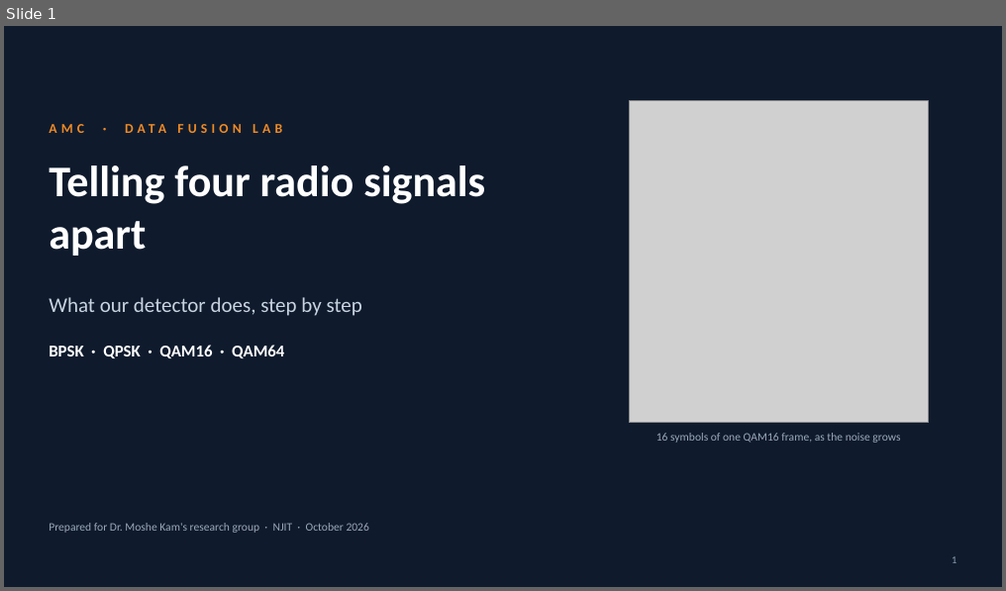
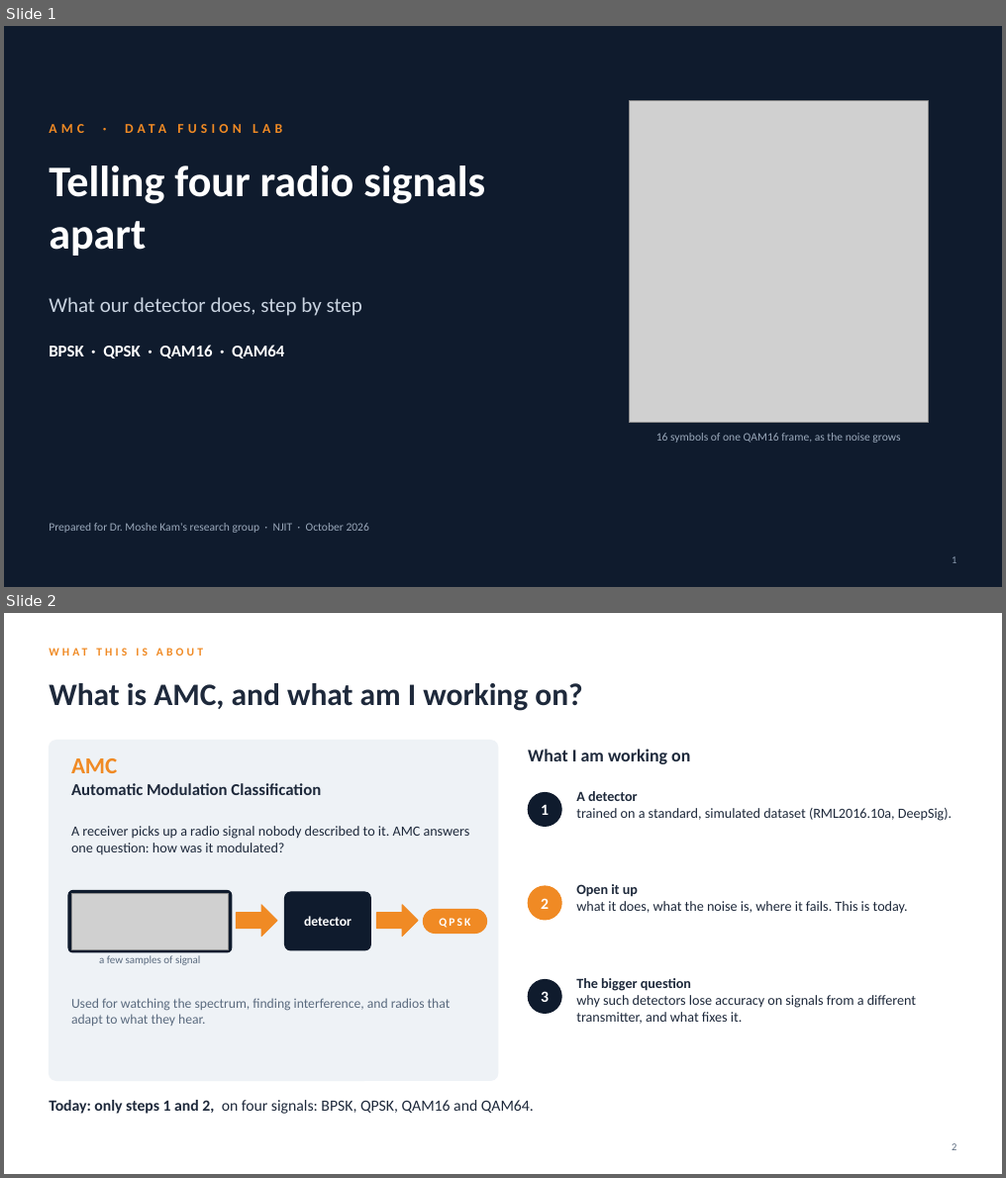
Before and after one commit to YusufBilo78/amc, a slide deck: deck/moshe_2016_simple.pptx. Shown one above the other, each under a label of ours: slide 1 before the commit, slides 1 and 2 after it. The pictures are 1006x591 and 1006x1178 pixels, drawn with LibreOffice and Linux fonts; fonts in the diff are those of the drawing; grey boxes stand for pictures. Boxes give left, top, right and bottom in pixels: in the first picture for what was removed or moved away, otherwise in the second. Text is boxed around its words. In the diff, an @@ line names an element or a change of style, - is before the commit and + after.

```diff
--- a/deck/moshe_2016_simple.pptx
+++ b/deck/moshe_2016_simple.pptx
@@ slide 2 added at bbox=[4, 613, 1002, 1174], background #FFFFFF @@
@@ text added at bbox=[49, 645, 648, 666], 11 pt, text #F08A24, bold @@
+WHAT THIS IS ABOUT
@@ text added at bbox=[49, 683, 582, 711], 30 pt, text #1E293B, bold @@
+What is AMC, and what am I working on?
@@ rounded rectangle added at bbox=[49, 741, 498, 1081], fill #EEF2F6, outline #EEF2F6 1 pt @@
@@ text added at bbox=[71, 759, 321, 795], 16 pt, text #1E293B, bold @@
+AMC
+Automatic Modulation Classification
@@ text added at bbox=[528, 749, 690, 764], 17 pt, text #1E293B, bold @@
+What I am working on
@@ ellipse added at bbox=[528, 792, 561, 827], fill #0F1B2D, outline #0F1B2D 1 pt @@
@@ text added at bbox=[541, 804, 548, 815], 15 pt, text #FFFFFF, bold @@
+1
@@ text added at bbox=[576, 791, 951, 821], 13.5 pt, text #1E293B @@
+A detector
+trained on a standard, simulated dataset (RML2016.10a, DeepSig).
@@ text added at bbox=[71, 826, 470, 856], 13.5 pt, text #1E293B @@
+A receiver picks up a radio signal nobody described to it. AMC answers one question: how was it modulated?
@@ rounded rectangle added at bbox=[68, 891, 232, 953], fill #0F1B2D, outline #0F1B2D 1 pt @@
@@ picture added at bbox=[71, 894, 229, 950] @@
@@ right arrow added at bbox=[236, 905, 277, 937], fill #F08A24, outline #F08A24 1 pt @@
@@ rounded rectangle added at bbox=[285, 892, 371, 951], fill #0F1B2D, outline #0F1B2D 1 pt @@
@@ right arrow added at bbox=[377, 905, 418, 937], fill #F08A24, outline #F08A24 1 pt @@
@@ rounded rectangle added at bbox=[423, 909, 487, 934], fill #F08A24, outline #F08A24 1 pt @@
@@ ellipse added at bbox=[528, 886, 561, 920], fill #F08A24, outline #F08A24 1 pt @@
@@ text added at bbox=[541, 898, 548, 909], 15 pt, text #FFFFFF, bold @@
+2
@@ text added at bbox=[576, 884, 908, 914], 13.5 pt, text #1E293B @@
+Open it up
+what it does, what the noise is, where it fails. This is today.
@@ text added at bbox=[304, 916, 351, 926], 13 pt, text #FFFFFF, bold @@
+detector
@@ text added at bbox=[439, 918, 470, 928], 11 pt, text #FFFFFF, bold @@
+QPSK
@@ text added at bbox=[99, 956, 200, 965], 10.5 pt, text #5B6B7F @@
+a few samples of signal
@@ text added at bbox=[71, 998, 450, 1026], 13 pt, text #5B6B7F @@
+Used for watching the spectrum, finding interference, and radios that adapt to what they hear.
@@ ellipse added at bbox=[528, 980, 561, 1014], fill #0F1B2D, outline #0F1B2D 1 pt @@
@@ text added at bbox=[541, 991, 548, 1002], 15 pt, text #FFFFFF, bold @@
+3
@@ text added at bbox=[576, 978, 916, 1024], 13.5 pt, text #1E293B @@
+The bigger question
+why such detectors lose accuracy on signals from a different transmitter, and what fixes it.
@@ text added at bbox=[49, 1100, 534, 1114], 15 pt, text #1E293B @@
+Today: only steps 1 and 2, on four signals: BPSK, QPSK, QAM16 and QAM64.
@@ text added at bbox=[951, 1144, 956, 1151], 10 pt, text #5B6B7F @@
+2
```
Also in this commit, not shown: 10 slides changed, 3 other files.
